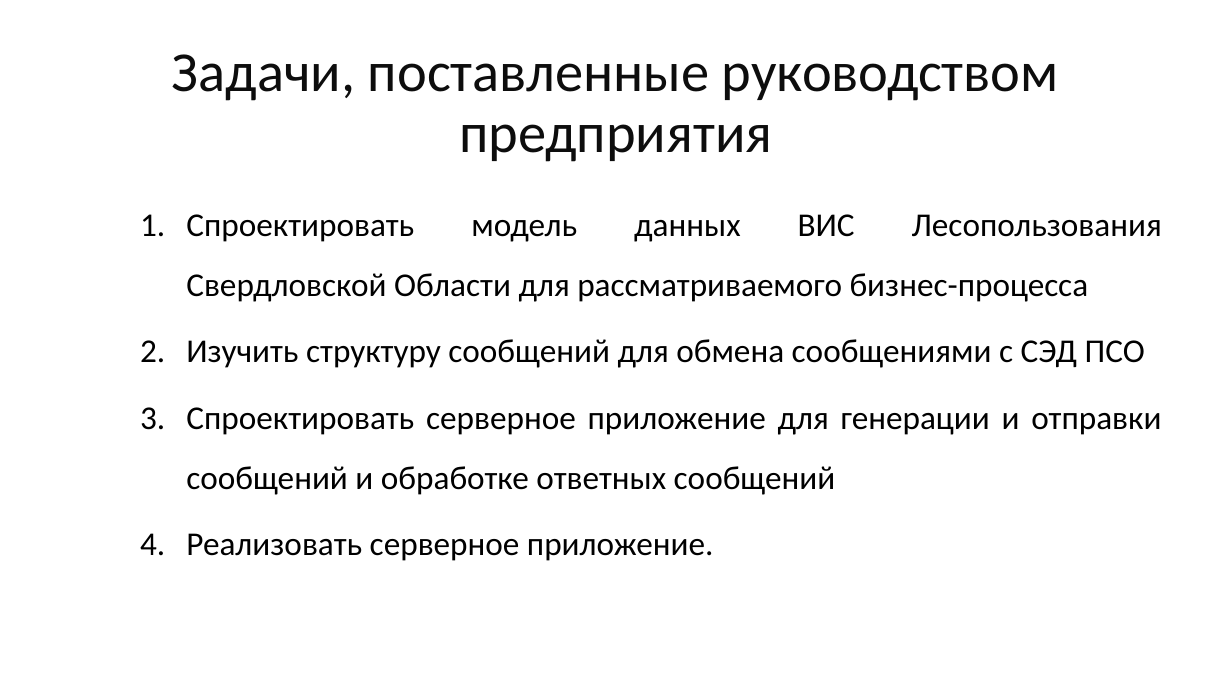
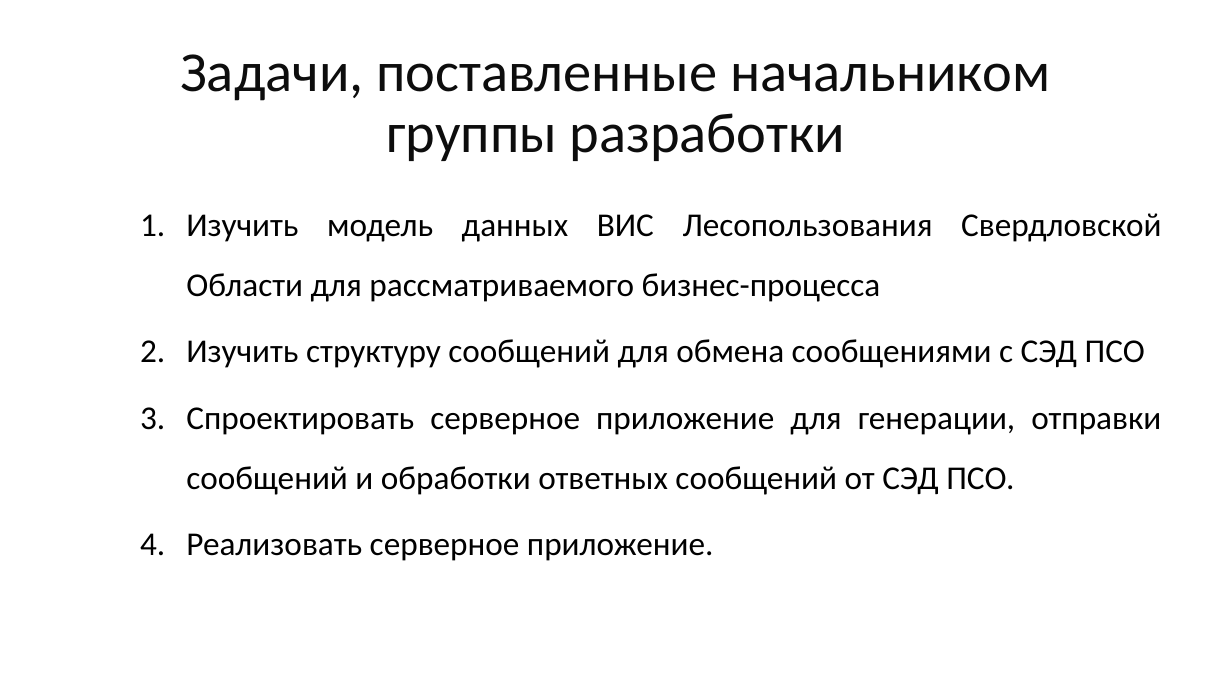
Before and after one commit to mcdodik20008/docs, a slide deck: slide 12 of Презентация.pptx. Drawn at 1232x693 pixels with LibreOffice and Linux fonts; fonts in the diff are those of the drawing. Boxes give left, top, right and bottom in pixels: in the first picture for what was removed or moved away, otherwise in the second. Text is boxed around its words. In the diff, an @@ line names an element or a change of style, - is before the commit and + after.

```diff
--- a/Презентация.pptx
+++ b/Презентация.pptx
@@ title at <box>180,54,1050,161</box>: text changed @@
-Задачи, поставленные руководством предприятия
+Задачи, поставленные начальником группы разработки
@@ text at <box>186,213,1161,302</box>: text changed @@
-  1. Спроектировать модель данных ВИС Лесопользования Свердловской Области для рассматриваемого бизнес-процесса
+  1. Изучить модель данных ВИС Лесопользования Свердловской Области для рассматриваемого бизнес-процесса
@@ text at <box>186,407,1161,495</box>: text changed @@
-  3. Спроектировать серверное приложение для генерации и отправки сообщений и обработке ответных сообщений
+  3. Спроектировать серверное приложение для генерации, отправки сообщений и обработки ответных сообщений от СЭД ПСО.
```
Also in this commit, not shown: 3 other slides changed.
